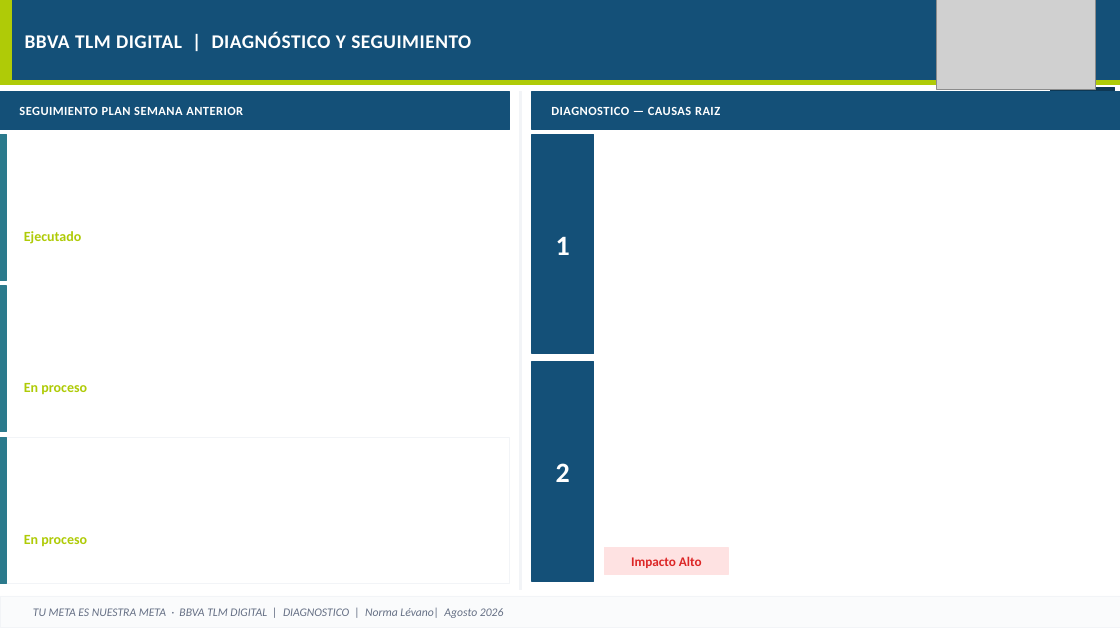
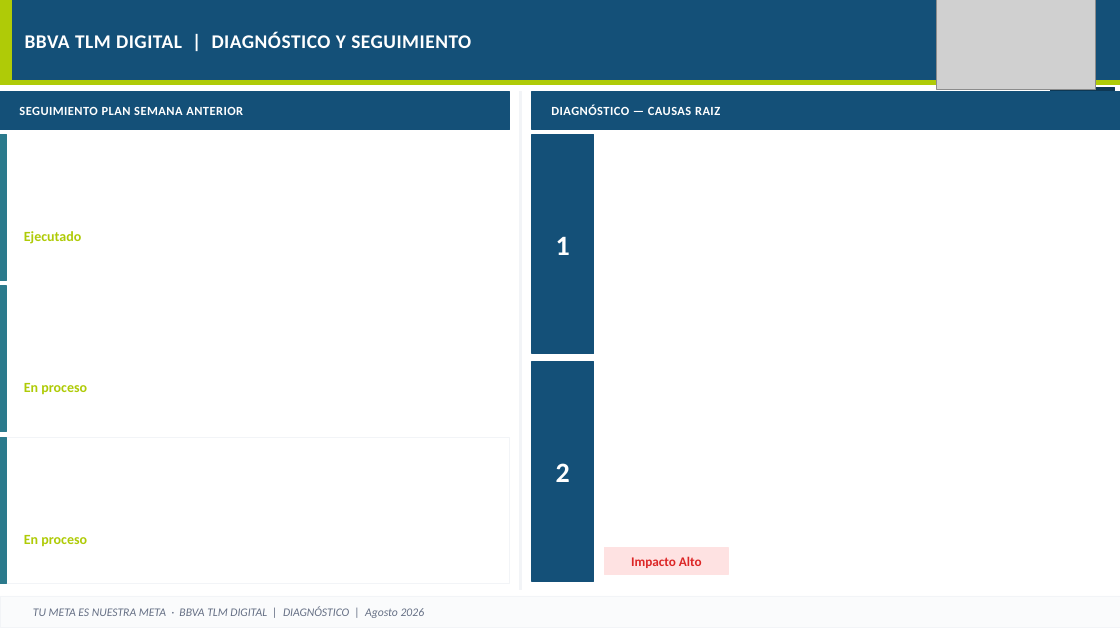
Before and after one commit to piere0405/streamlit_app, a slide deck: slide 49 of plantilla_campanias.pptx. Drawn at 1120x630 pixels with LibreOffice and Linux fonts; fonts in the diff are those of the drawing; grey boxes stand for pictures. Boxes give left, top, right and bottom in pixels: in the first picture for what was removed or moved away, otherwise in the second. Text is boxed around its words. In the diff, an @@ line names an element or a change of style, - is before the commit and + after.

```diff
--- a/plantilla_campanias.pptx
+++ b/plantilla_campanias.pptx
@@ text at <box>551,105,720,115</box>: text changed @@
-DIAGNOSTICO — CAUSAS RAIZ
+DIAGNÓSTICO — CAUSAS RAIZ
@@ text at <box>33,606,425,618</box>: text changed @@
-TU META ES NUESTRA META · BBVA TLM DIGITAL | DIAGNOSTICO | Norma Lévano| Agosto 2026
+TU META ES NUESTRA META · BBVA TLM DIGITAL | DIAGNÓSTICO | Agosto 2026
```
Also in this commit, not shown: 54 other slides changed, 1 other file.
